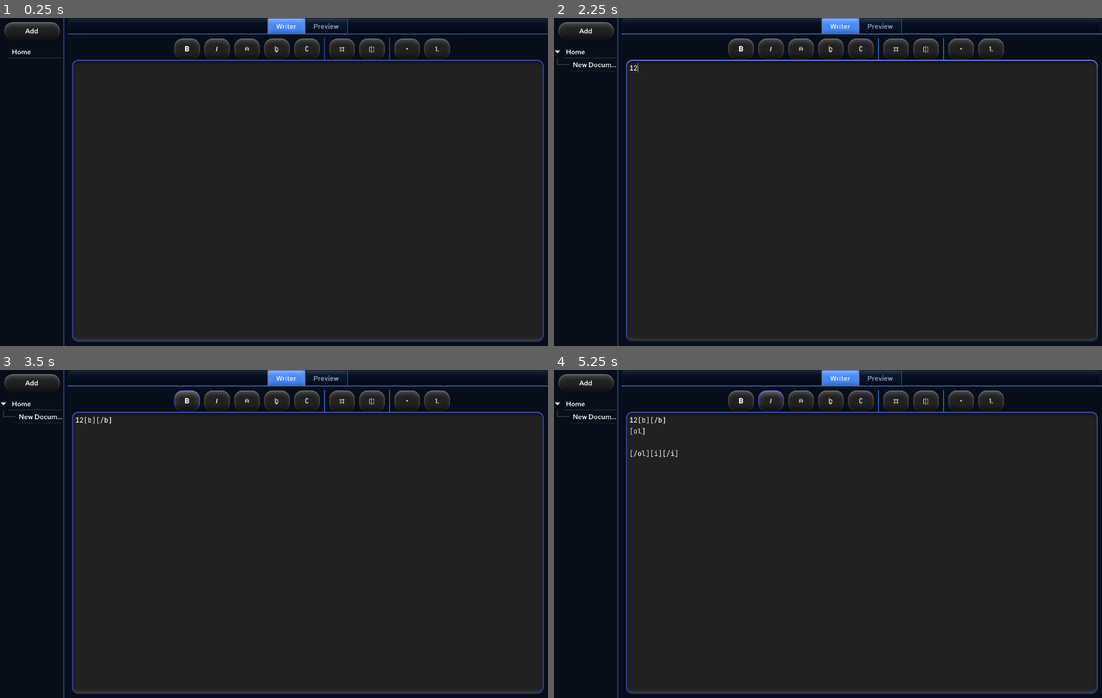
Above: before the commit, frames 1-4 (two rows, left to right).
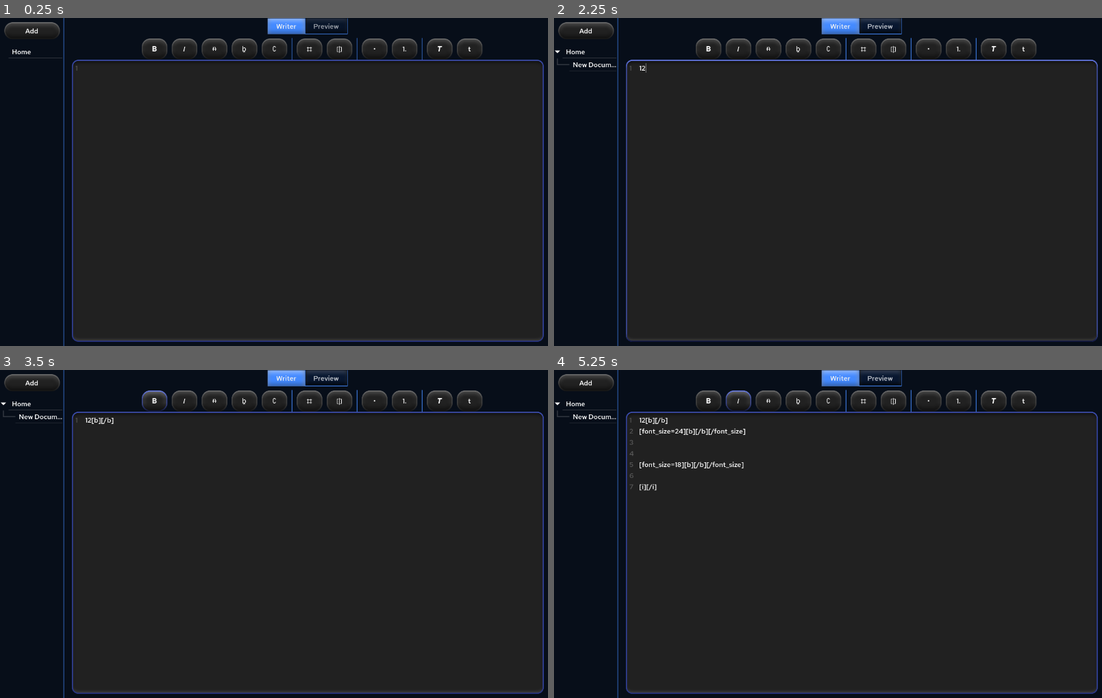
Above: after the commit, the same moments.

Repository: hellory4n/Lole
Game: Godot game, scene res://lole_idk/lole.tscn
Same seed, same stepped clock (60 frames per second), same inputs: the game is played once before the commit and once after it.
Inputs (mouse positions are in pixels of both pictures, inside the frame that each line leads up to):
- Up to frame 1 (0.25 s): no input
- Up to frame 2 (2.25 s): click (860, 201) at 0.52 s; type "12" at 0.6 s; click "Add" at 1.25 s; click (860, 201) at 2.02 s; type "12" at 2.1 s
- Up to frame 3 (3.5 s): click "B" at 2.75 s
- Up to frame 4 (5.25 s): click (992, 399) at 3.5 s, where only the run after the commit has a clickable "T"; click (1025, 399) at 4.25 s, where only the run after the commit has a clickable "t"; click "I" at 5 s

The runs differ from the first frame. In frame 1, 1.4% of the frame differs, in the area x 12-100%, y 0-17%; in frame 2, 1.5%; in frame 3, 1.6%; in frame 4, 2.1%, in the area x 12-100%, y 0-37%.

Commit message:
what am i doing

Diff:
--- /dev/null
+++ b/lole_idk/encyclopedia.gd
@@ -0,0 +1,7 @@
+extends Node
+class_name Encylopedia
+
+@export var document_tree: Page = Page.new(
+	"Home",
+	"[font_size=24][b]Home[/b][/font_size]\n\n"
+)
--- /dev/null
+++ b/lole_idk/page.gd
@@ -0,0 +1,10 @@
+extends Resource
+class_name Page
+
+@export var name: String = "New Page"
+@export var content: String = "[font_size=24][b]New Page[/b][/font_size]\n\n"
+@export var children: Array[Page]
+
+func _init(_name, _content):
+	name = _name
+	content = _content
--- a/project.godot
+++ b/project.godot
@@ -11,6 +11,7 @@
 [application]
 
 config/name="Lole"
+config/tags=PackedStringArray("shit")
 run/main_scene="res://lole_idk/lole.tscn"
 config/use_custom_user_dir=true
 config/custom_user_dir_name="lole"
@@ -18,6 +19,10 @@
 boot_splash/bg_color=Color(0, 0, 0, 1)
 boot_splash/show_image=false
 config/icon="res://icon.svg"
+
+[autoload]
+
+Encyclopedia="*res://lole_idk/encyclopedia.gd"
 
 [display]
 
--- a/theme/Theme.tres
+++ b/theme/Theme.tres
@@ -968,14 +968,9 @@
 texture_margin_right = 22.0
 texture_margin_bottom = 22.0
 
-[sub_resource type="StyleBoxTexture" id="StyleBoxTexture_5iikv"]
-texture = ExtResource("40_5f4l2")
-texture_margin_left = 22.0
-texture_margin_top = 22.0
-texture_margin_right = 22.0
-texture_margin_bottom = 22.0
-
-[sub_resource type="Image" id="Image_jt42l"]
+[sub_resource type="StyleBoxEmpty" id="StyleBoxEmpty_fc5oq"]
+
+[sub_resource type="Image" id="Image_v8cs7"]
 data = {
 "data": PackedByteArray(0, 0, 0, 0, 0, 0, 0, 0, 0, 0, 0, 0, 0, 0, 0, 0, 0, 0, 0, 0, 0, 0, 0, 0, 0, 0, 0, 0, 0, 0, 0, 0, …(932 unchanged characters)…
 "format": "LumAlpha8",
@@ -1676,7 +1671,7 @@
 TabContainer/styles/tab_hovered = SubResource("StyleBoxTexture_1hab0")
 TabContainer/styles/tab_selected = SubResource("StyleBoxTexture_oay7a")
 TabContainer/styles/tab_unselected = SubResource("StyleBoxTexture_7ash6")
-TabContainer/styles/tabbar_background = SubResource("StyleBoxTexture_5iikv")
+TabContainer/styles/tabbar_background = SubResource("StyleBoxEmpty_fc5oq")
 TextEdit/colors/background_color = Color(0, 0, 0, 0)
 TextEdit/colors/bookmark_color = Color(0.0784314, 0.490196, 0.980392, 1)
 TextEdit/colors/brace_mismatch_color = Color(1, 0.2, 0.2, 1)
--- a/writer/add_formatting.gd
+++ b/writer/add_formatting.gd
@@ -10,7 +10,9 @@
 	OrderedList,
 	Code,
 	Strikethrough,
-	Underline
+	Underline,
+	Title,
+	Subtitle
 }
 
 @export var mode: Fucker = Fucker.Bold
@@ -38,3 +40,7 @@
 		idiocity.insert_text_at_caret("[s][/s]")
 	if mode == Fucker.Underline:
 		idiocity.insert_text_at_caret("[u][/u]")
+	if mode == Fucker.Title:
+		idiocity.insert_text_at_caret("\n[font_size=24][b][/b][/font_size]\n\n")
+	if mode == Fucker.Subtitle:
+		idiocity.insert_text_at_caret("\n[font_size=18][b][/b][/font_size]\n\n")
--- a/writer/writer.gd
+++ b/writer/writer.gd
@@ -1,4 +1,4 @@
-extends TextEdit
+extends CodeEdit
 class_name Writer
 
 @export var the_thing: Control
--- a/writer/writer.tscn
+++ b/writer/writer.tscn
@@ -7,6 +7,8 @@
 [ext_resource type="FontFile" uid="uid://b82t6vwpkpyyc" path="res://theme/Fonts/RedHatText-Bold.ttf" id="4_av60d"]
 [ext_resource type="FontFile" uid="uid://f40bmkfv0npj" path="res://theme/Fonts/RedHatText-MediumItalic.ttf" id="6_w5hbc"]
 [ext_resource type="FontFile" uid="uid://c5uj34xs54thp" path="res://theme/Fonts/JetBrainsMono-Regular.ttf" id="7_vwxoo"]
+[ext_resource type="FontFile" uid="uid://3bdi3nljrpe3" path="res://theme/Fonts/RedHatText-BoldItalic.ttf" id="8_thhaa"]
+[ext_resource type="FontFile" uid="uid://d0oikrd0m3r15" path="res://theme/Fonts/RedHatText-SemiBold.ttf" id="9_gbk64"]
 
 [sub_resource type="StyleBoxFlat" id="StyleBoxFlat_2bqj0"]
 bg_color = Color(0.6, 0.6, 0.6, 0)
@@ -34,13 +36,15 @@
 [node name="Writer" type="Control" parent="TabContainer"]
 layout_mode = 2
 
-[node name="Gkggg" type="TextEdit" parent="TabContainer/Writer" node_paths=PackedStringArray("the_thing")]
+[node name="Gkggg" type="CodeEdit" parent="TabContainer/Writer" node_paths=PackedStringArray("the_thing")]
 layout_mode = 1
 anchors_preset = 15
 anchor_right = 1.0
 anchor_bottom = 1.0
 grow_horizontal = 2
 grow_vertical = 2
+wrap_mode = 1
+gutters_draw_line_numbers = true
 script = ExtResource("1_stost")
 the_thing = NodePath("../../Preview")
 
@@ -73,6 +77,7 @@
 shortcut = SubResource("Shortcut_2htw1")
 text = "B"
 script = ExtResource("2_p2ymx")
+mode = null
 idiocity = NodePath("../../Gkggg")
 
 [node name="Button2" type="Button" parent="TabContainer/Writer/HBoxContainer" node_paths=PackedStringArray("shortcut_context", "idiocity")]
@@ -167,12 +172,39 @@
 [node name="Button10" type="Button" parent="TabContainer/Writer/HBoxContainer" node_paths=PackedStringArray("shortcut_context", "idiocity")]
 custom_minimum_size = Vector2(60, 0)
 layout_mode = 2
-tooltip_text = "Unordered List"
+tooltip_text = "Ordered List"
 shortcut_context = NodePath("../..")
 theme_type_variation = &"SecondaryButton"
 text = "1."
 script = ExtResource("2_p2ymx")
 mode = 6
+idiocity = NodePath("../../Gkggg")
+
+[node name="VSeparator3" type="VSeparator" parent="TabContainer/Writer/HBoxContainer"]
+layout_mode = 2
+
+[node name="Button11" type="Button" parent="TabContainer/Writer/HBoxContainer" node_paths=PackedStringArray("shortcut_context", "idiocity")]
+custom_minimum_size = Vector2(60, 0)
+layout_mode = 2
+tooltip_text = "Title"
+shortcut_context = NodePath("../..")
+theme_type_variation = &"SecondaryButton"
+theme_override_fonts/font = ExtResource("8_thhaa")
+text = "T"
+script = ExtResource("2_p2ymx")
+mode = 10
+idiocity = NodePath("../../Gkggg")
+
+[node name="Button12" type="Button" parent="TabContainer/Writer/HBoxContainer" node_paths=PackedStringArray("shortcut_context", "idiocity")]
+custom_minimum_size = Vector2(60, 0)
+layout_mode = 2
+tooltip_text = "Subtitle"
+shortcut_context = NodePath("../..")
+theme_type_variation = &"SecondaryButton"
+theme_override_fonts/font = ExtResource("9_gbk64")
+text = "t"
+script = ExtResource("2_p2ymx")
+mode = 11
 idiocity = NodePath("../../Gkggg")
 
 [node name="Preview" type="Control" parent="TabContainer"]
Not shown: 22 places in theme/Theme.tres that only renumber resources
Not shown: 1 places in writer/writer.tscn that only renumber resources
